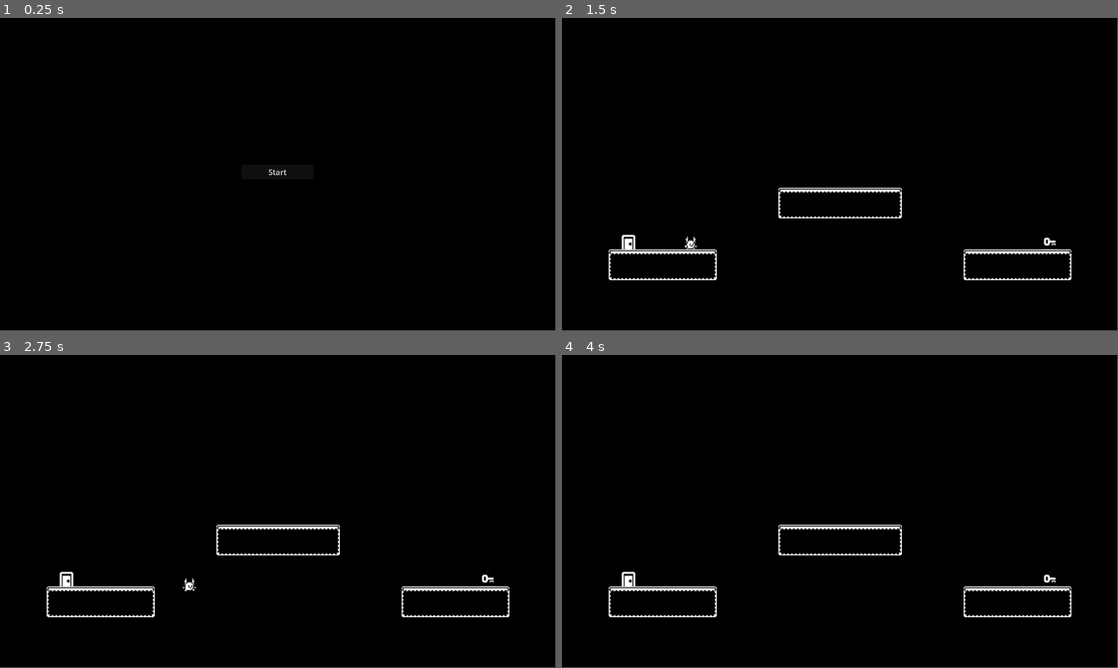
Above: before the commit, frames 1-4 (two rows, left to right).
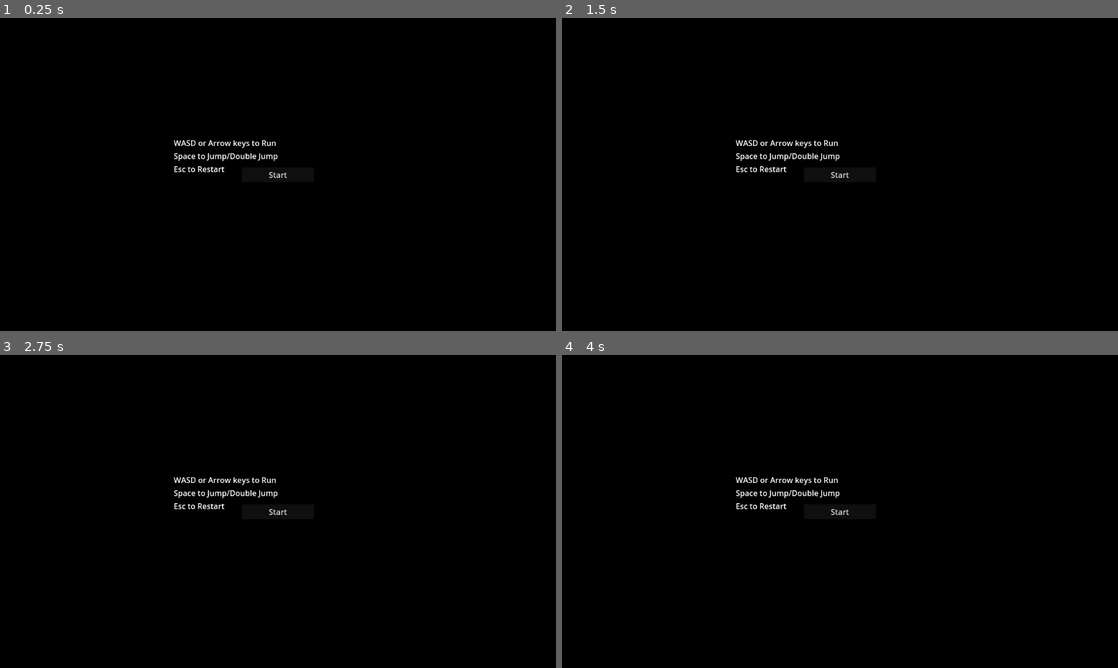
Above: after the commit, the same moments.

Repository: dtsykunov/simple-platformer
Game: Godot game, scene res://main/main.tscn
Two runs of this game, one before a commit and one after it. Both use one fixed random seed, a clock stepped at 60 frames per second and the inputs below.
Inputs (mouse positions are in pixels of both pictures, inside the frame that each line leads up to):
- Up to frame 1 (0.25 s): no input
- Up to frame 2 (1.5 s): click "Start" at 0.5 s; click (840, 174) at 1.25 s, where only the run after the commit has a clickable "Start"
- Up to frame 3 (2.75 s): tap Enter at 2 s; hold Right (right) from 2.03 s (still down); hold Shift (run) from 2.03 s (still down); tap Space (jump) at 2.27 s
- Up to frame 4 (4 s): release Shift (run) at 2.78 s; tap Shift (run) at 2.85 s; tap Space (jump) at 3.02 s; release Right (right) at 3.53 s; hold Left (left) from 3.53 s (still down); hold Shift (run) from 3.53 s (still down)
In our replay, the window is 799x449 before the commit and 800x450 after it. These sizes can differ from the game's own. Grey fills any space a smaller window leaves; there, only what the larger window draws over its background counts as a difference.

The runs differ from the first frame. In frame 1, 0.5% of the frame differs, in the area x 31-52%, y 38-52%; in frame 2, 2.4%; in frame 3, 2.4%, in the area x 8-92%, y 38-84%; in frame 4, 2.4%.

Commit message:
stretch mode

Diff:
--- a/gui/start_screen/start_screen.tscn
+++ b/gui/start_screen/start_screen.tscn
@@ -4,18 +4,17 @@
 
 [node name="StartScreen" type="Control"]
 layout_mode = 3
-anchors_preset = 8
-anchor_left = 0.5
-anchor_top = 0.5
-anchor_right = 0.5
-anchor_bottom = 0.5
+anchors_preset = 15
+anchor_right = 1.0
+anchor_bottom = 1.0
 grow_horizontal = 2
 grow_vertical = 2
-size_flags_horizontal = 3
-size_flags_vertical = 3
+size_flags_horizontal = 6
+size_flags_vertical = 6
 script = ExtResource("1_stfjq")
 
-[node name="VBoxContainer" type="VBoxContainer" parent="."]
+[node name="MarginContainer" type="MarginContainer" parent="."]
+custom_minimum_size = Vector2(150, 0)
 layout_mode = 1
 anchors_preset = 8
 anchor_left = 0.5
@@ -23,20 +22,48 @@
 anchor_right = 0.5
 anchor_bottom = 0.5
 offset_left = -75.0
-offset_top = -20.0
+offset_top = -15.5
 offset_right = 75.0
-offset_bottom = 20.0
+offset_bottom = 15.5
 grow_horizontal = 2
 grow_vertical = 2
-
-[node name="MarginContainer" type="MarginContainer" parent="VBoxContainer"]
-custom_minimum_size = Vector2(150, 0)
-layout_mode = 2
 size_flags_horizontal = 4
 size_flags_vertical = 4
 
-[node name="Button" type="Button" parent="VBoxContainer/MarginContainer"]
+[node name="Button" type="Button" parent="MarginContainer"]
 layout_mode = 2
 text = "Start"
 
-[connection signal="pressed" from="VBoxContainer/MarginContainer/Button" to="." method="_on_button_pressed"]
+[node name="MarginContainer2" type="MarginContainer" parent="."]
+custom_minimum_size = Vector2(150, 0)
+layout_mode = 1
+anchors_preset = 3
+anchor_left = 1.0
+anchor_top = 1.0
+anchor_right = 1.0
+anchor_bottom = 1.0
+offset_left = -150.0
+offset_top = -49.0
+grow_horizontal = 0
+grow_vertical = 0
+size_flags_horizontal = 4
+size_flags_vertical = 4
+theme_override_constants/margin_right = 20
+theme_override_constants/margin_bottom = 20
+
+[node name="VBoxContainer" type="VBoxContainer" parent="MarginContainer2"]
+layout_mode = 2
+
+[node name="Label" type="Label" parent="MarginContainer2/VBoxContainer"]
+layout_mode = 2
+text = "WASD or Arrow keys to Run"
+
+[node name="Label2" type="Label" parent="MarginContainer2/VBoxContainer"]
+layout_mode = 2
+text = "Space to Jump/Double Jump"
+
+[node name="Label3" type="Label" parent="MarginContainer2/VBoxContainer"]
+layout_mode = 2
+text = "Esc to Restart"
+
+[connection signal="pressed" from="MarginContainer/Button" to="." method="_on_button_pressed"]
--- a/project.godot
+++ b/project.godot
@@ -10,7 +10,7 @@
 
 [application]
 
-config/name="running-and-collecting-coins"
+config/name="simple-platformer"
 run/main_scene="uid://b26unv7jyq0et"
 config/features=PackedStringArray("4.4", "GL Compatibility")
 config/icon="res://icon.svg"
@@ -18,6 +18,10 @@
 [autoload]
 
 Global="*res://autoloads/global.gd"
+
+[display]
+
+window/stretch/mode="viewport"
 
 [input]
 
Not shown, changed: export_presets.cfg
